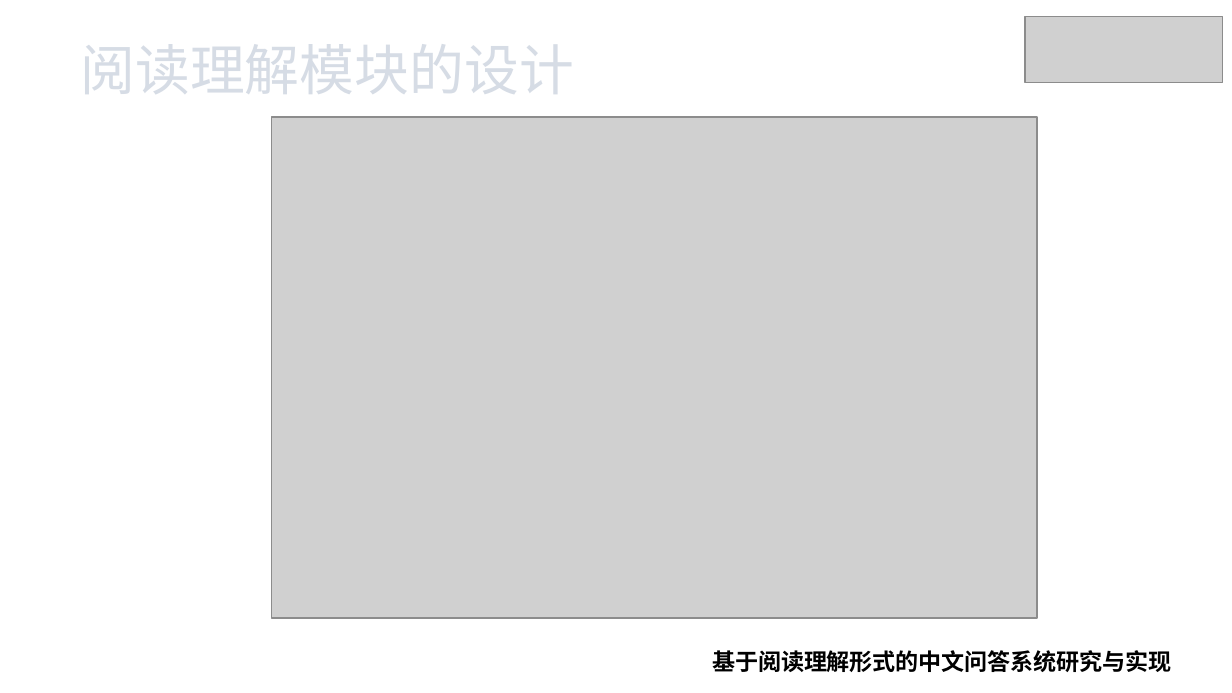
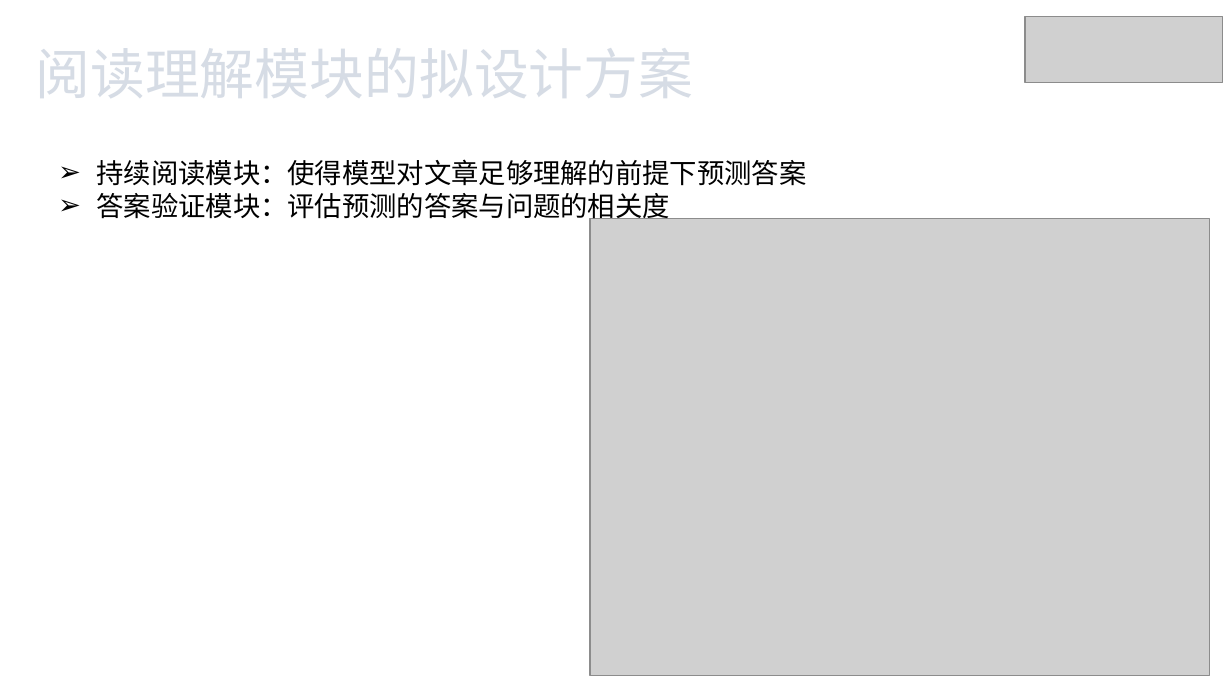
Before and after one commit to xhsun1997/ChineseMRC, a slide deck: slide 13 of 孙相会.pptx (slide 15 before the commit). Drawn at 1232x693 pixels with LibreOffice and Linux fonts; fonts in the diff are those of the drawing; grey boxes stand for pictures. Boxes give left, top, right and bottom in pixels: in the first picture for what was removed or moved away, otherwise in the second. Text is boxed around its words. In the diff, an @@ line names an element or a change of style, - is before the commit and + after.

```diff
--- a/孙相会.pptx
+++ b/孙相会.pptx
@@ text at (36,48,694,98): text changed @@
-阅读理解模块的设计
+阅读理解模块的拟设计方案
@@ text added at (97,159,807,224), 16 pt, text #000000 @@
+➢ 持续阅读模块：使得模型对文章足够理解的前提下预测答案
+➢ 答案验证模块：评估预测的答案与问题的相关度
@@ picture: place and size @@
-picture at (271,117,1036,618)
+picture at (590,218,1210,675)
@@ text removed at (712,650,1172,672) @@
-基于阅读理解形式的中文问答系统研究与实现
```
Also in this commit, not shown: 13 other slides changed, 7 slides added, 8 slides removed, 2 other files.
